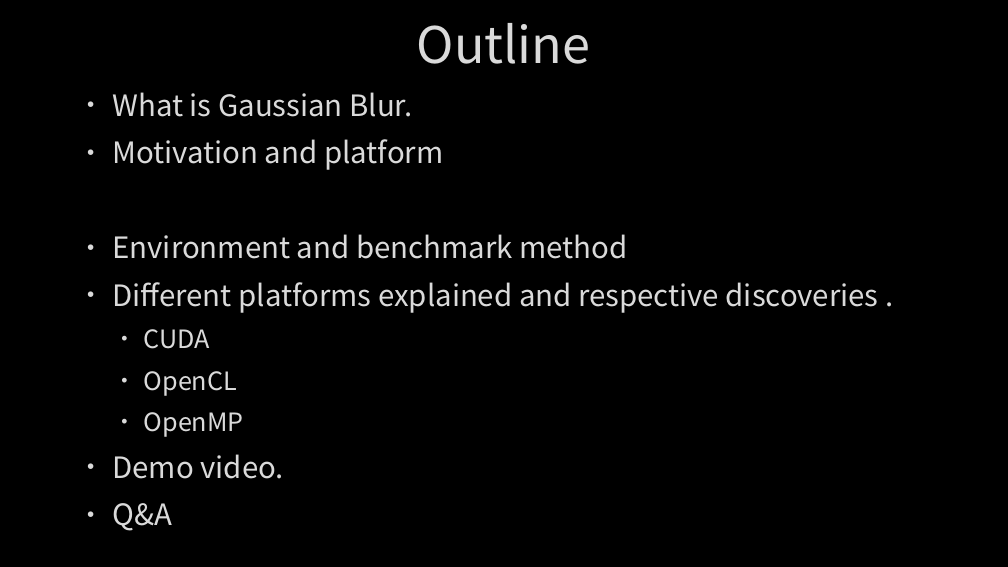
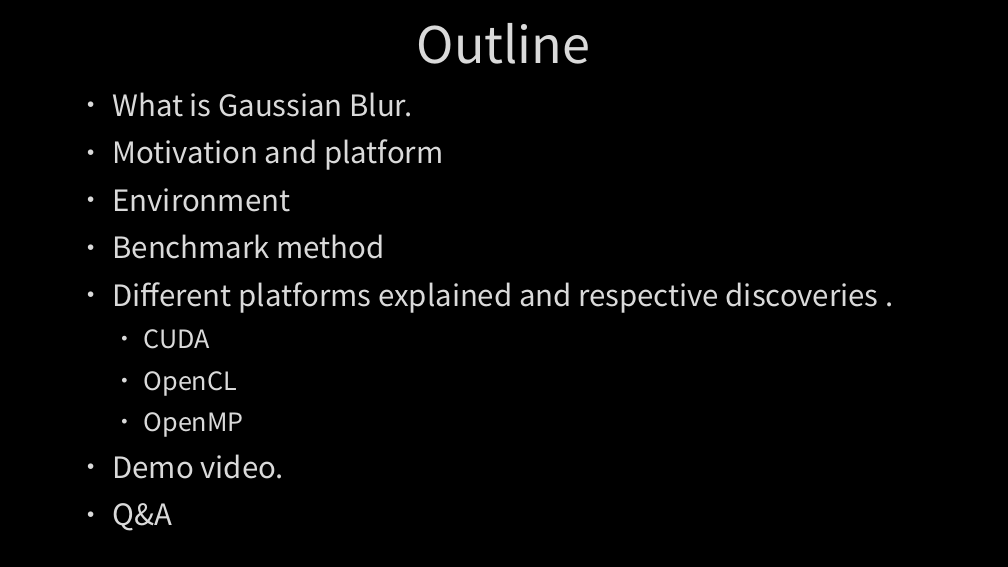
Before and after one commit to Alfons0329/Parallel_Programming_Fall_2018, a slide deck: slide 2 of Final Project/Report.pptx. Drawn at 1008x567 pixels with LibreOffice and Linux fonts; fonts in the diff are those of the drawing; background and template pictures are left out. Boxes give left, top, right and bottom in pixels: in the first picture for what was removed or moved away, otherwise in the second. Text is boxed around its words. In the diff, an @@ line names an element or a change of style, - is before the commit and + after.

```diff
--- a/Final Project/Report.pptx
+++ b/Final Project/Report.pptx
@@ text at (x1=113, y1=188, x2=385, y2=259): text changed @@
-• Environment and benchmark method
+• Environment
+• Benchmark method
```
Also in this commit, not shown: 1 other slide changed, 5 slides added, 9 slides removed.
